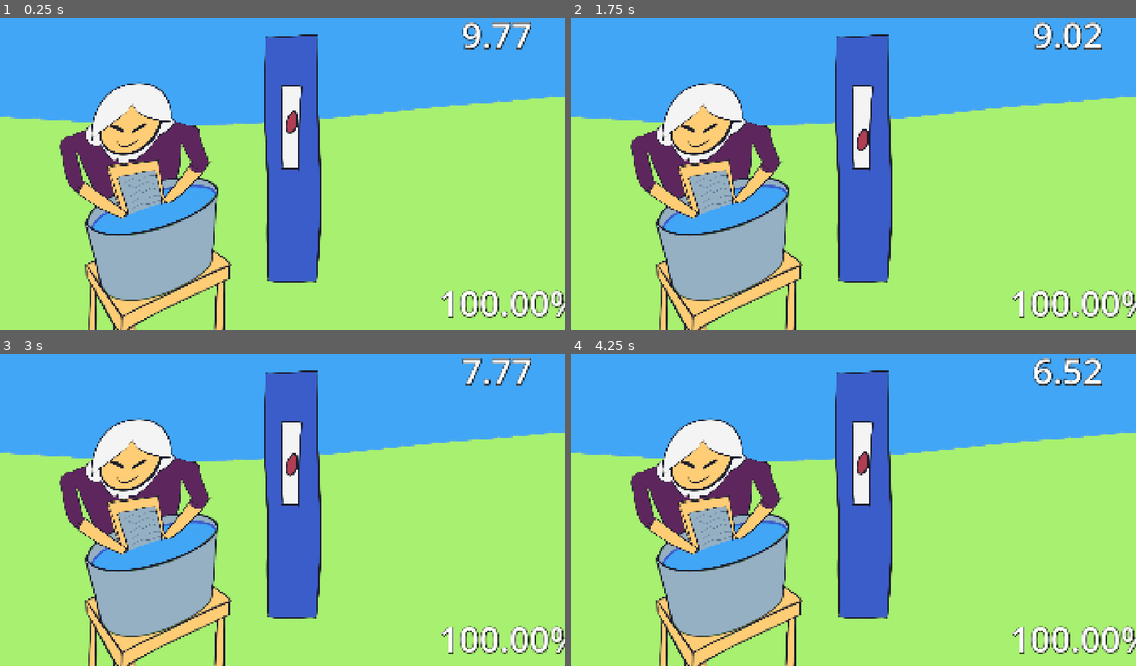
Above: before the commit, frames 1-4 (two rows, left to right).
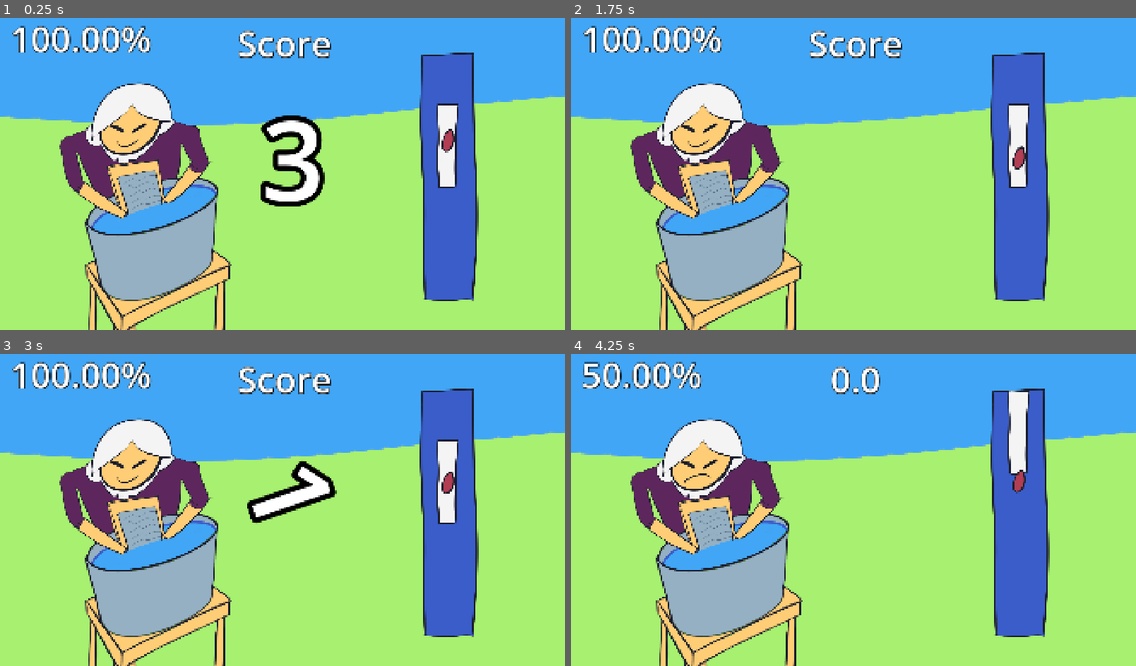
Above: after the commit, the same moments.

Repository: rafa-fiedo/ludum-dare-60-old-tech
Game: Godot game, scene res://scenes/main.tscn
The game is run twice, just before and just after one commit, with the same random seed, the same clock (stepped at 60 frames per second) and the same inputs.
Inputs (mouse positions are in pixels of both pictures, inside the frame that each line leads up to):
- Up to frame 1 (0.25 s): no input
- Up to frame 2 (1.75 s): tap Enter at 0.5 s; move the mouse to (881, 170) at 0.52 s; tap Space (pause) at 1.25 s; move the mouse to (740, 186) at 1.27 s
- Up to frame 3 (3 s): move the mouse to (293, 500) at 2.02 s; move the mouse to (276, 513) at 2.77 s
- Up to frame 4 (4.25 s): move the mouse to (893, 510) at 3.52 s

The runs differ from the first frame. In frame 1, 18% of the frame differs, in the area x 2-100%, y 1-97%; in frame 2, 18%; in frame 3, 19%; in frame 4, 18%.

Commit message:
add main menu and difficulty curve

Diff:
--- a/old-tech/autoloads/project_controls.gd
+++ b/old-tech/autoloads/project_controls.gd
@@ -30,6 +30,22 @@
 	var is_mute = AudioServer.is_bus_mute(bus_id)
 	AudioServer.set_bus_mute(bus_id, not is_mute)
 
+func setup_music(value):
+	var bus_id = 1
+	setup_volume_by_bus_id_and_value(bus_id, value)
+
+func setup_sounds(value):
+	var bus_id = 2
+	setup_volume_by_bus_id_and_value(bus_id, value)
+
+func setup_volume_by_bus_id_and_value(bus_id, value):
+	if value <= 5:
+		AudioServer.set_bus_mute(bus_id, true)
+	else:
+		AudioServer.set_bus_mute(bus_id, false)
+		var volume_db := linear_to_db(value / 100.0)
+		AudioServer.set_bus_volume_db(bus_id, volume_db)
+
 func set_audio_master(is_on):
 	AudioServer.set_bus_mute(0, not is_on)
 
--- a/old-tech/scenes/action_bar.gd
+++ b/old-tech/scenes/action_bar.gd
@@ -1,11 +1,18 @@
 extends Node2D
 
 var vec_mouse_y: float = 0.0
-var mouse_border_margin_px: int = 40
-var button_border_margin_px: int = 150
 
-var min_position_y: float = -9999
-var max_position_y: float = 9999
+var button_speed: float = 10.0
+var button_direction = 0 # 0 is init
+var min_button_scale = 0.2
+
+const START_TIMER = 20
+const UP_DIFF_TIMER = 5
+
+var min_mouse_position_y: float = -9999
+var max_mouse_position_y: float = 9999
+var min_button_position_y: float = -9999
+var max_button_position_y: float = 9999
 
 var is_mouse_inside = false
 
@@ -14,24 +21,44 @@
 	setup_positions()
 	setup_is_mouse_inside()
 
+func start_button():
+	setup_button_direction()
+	$AddDifficultyTimer.start(START_TIMER)
+
 func _input(event: InputEvent) -> void:
 	if event is InputEventMouseMotion:
 		vec_mouse_y = event.relative.y
 
 func _process(_delta: float) -> void:
 	move_mouse()
+
+func _physics_process(_delta: float) -> void:
+	move_button()
 	setup_is_mouse_inside()
 
 func setup_positions() -> void:
-	min_position_y = $Top.global_position.y + mouse_border_margin_px
-	max_position_y = $Bottom.global_position.y - mouse_border_margin_px
+	var mouse_border_margin_px = ($Mouse/BottomMouse.global_position.y - $Mouse/TopMouse.global_position.y) / 2.0
+	var button_border_margin_px = ($Button/BottomButton.global_position.y - $Button/TopButton.global_position.y) / 2.0
+
+	min_mouse_position_y = $Top.global_position.y + mouse_border_margin_px
+	max_mouse_position_y = $Bottom.global_position.y - mouse_border_margin_px
+
+	min_button_position_y = $Top.global_position.y + button_border_margin_px
+	max_button_position_y = $Bottom.global_position.y - button_border_margin_px
 
 func move_mouse() -> void:
 	var new_position = $Mouse.global_position.y + vec_mouse_y
 	$Mouse.global_position.y = new_position
-	$Mouse.global_position.y = clamp(new_position, min_position_y, max_position_y)
+	$Mouse.global_position.y = clamp(new_position, min_mouse_position_y, max_mouse_position_y)
 
 	vec_mouse_y = 0
+
+func move_button() -> void:
+	var move_y = button_speed * button_direction
+
+	var new_position = $Button.global_position.y + move_y
+	$Button.global_position.y = new_position
+	$Button.global_position.y = clamp(new_position, min_button_position_y, max_button_position_y)
 
 func setup_is_mouse_inside() -> void:
 	is_mouse_inside = calculate_is_mouse_inside()
@@ -40,13 +67,37 @@
 	var button_top = $Button/BottomButton.global_position.y
 	var button_bottom = $Button/TopButton.global_position.y
 
-	var is_top_inside = is_between($Mouse/TopMouse.global_position.y, button_bottom ,button_top)
-	var is_bottom_inside = is_between($Mouse/BottomMouse.global_position.y, button_bottom ,button_top)
-
-	return is_top_inside && is_bottom_inside
+	return is_between($Mouse.global_position.y, button_bottom ,button_top)
 
 func is_between(value: float, x: float, y: float) -> bool:
 	return value >= x and value <= y
 
 func get_is_mouse_inside():
 	return is_mouse_inside
+
+func setup_button_direction():
+	if get_random_bool():
+		button_direction = 1
+	else:
+		button_direction = -1
+
+	$ButtonTimer.start(randf_range(0.2, 1.0))
+
+func _on_button_timer_timeout() -> void:
+	setup_button_direction()
+
+func get_random_bool() -> bool:
+	return randi() % 2
+
+func stop_game():
+	$ButtonTimer.stop()
+
+
+func _on_add_difficulty_timer_timeout() -> void:
+	raise_difficulty()
+	$AddDifficultyTimer.start(UP_DIFF_TIMER)
+
+func raise_difficulty():
+	button_speed *= 1.1
+	$Button.scale.y = max(min_button_scale, $Button.scale.y * 0.90)
+	setup_positions()
--- a/old-tech/scenes/action_bar.tscn
+++ b/old-tech/scenes/action_bar.tscn
@@ -38,3 +38,11 @@
 
 [node name="Bottom" type="Marker2D" parent="." unique_id=1525760548]
 position = Vector2(-1, 408)
+
+[node name="ButtonTimer" type="Timer" parent="." unique_id=1432300904]
+one_shot = true
+
+[node name="AddDifficultyTimer" type="Timer" parent="." unique_id=1940644293]
+
+[connection signal="timeout" from="ButtonTimer" to="." method="_on_button_timer_timeout"]
+[connection signal="timeout" from="AddDifficultyTimer" to="." method="_on_add_difficulty_timer_timeout"]
--- a/old-tech/scenes/main.gd
+++ b/old-tech/scenes/main.gd
@@ -1,24 +1,36 @@
 extends Node2D
 
-var check_count: float = 0
-var in_checks_count: float = 0
+var checks: Array = []
 var percent_store = 1
+
+var game_timer = 0
+var time_update = 0.5
+
+# 100 check and 0.1 check time -> 10sec
+var max_checks = 50
+var check_time = 0.1
 
 var score_happy: float = 0.8
 var score_normal: float = 0.6
+var score_lose: float = 0.4
+
+var is_working = true
 
 func _ready() -> void:
-	start_timer()
-	$Time.text = ""
-	$Percent.text = ""
+	randomize()
+	$StartTimer.play("PrepareStart")
+	$StartTimer/StartTimer.start(3)
 
 func _physics_process(_delta: float) -> void:
+	if not is_working:
+		return
 	update_lady_face()
 	update_debug_texts()
 
-func start_timer() -> void:
-	$GameTime.start(10)
-	$CheckTimer.start(0.2)
+func start_main_timer() -> void:
+	$GameTime.start(time_update)
+	$CheckTimer.start(check_time)
+	$ActionBar.start_button()
 
 func update_lady_face() -> void:
 	if percent_store > score_happy:
@@ -30,19 +42,42 @@
 
 	$Lady.use_face_sad()
 
+	if percent_store < score_lose and checks.size() > max_checks - 10:
+		print('you lose')
 
 func _on_game_time_timeout() -> void:
-	$CheckTimer.stop()
+	game_timer += $GameTime.wait_time
+	$Time.text = "%.1f" % game_timer
+
+func stop_game():
+	is_working = false
+	$ActionBar.stop_game()
 
 func _on_check_timer_timeout() -> void:
-	check_count += 1
-	if $ActionBar.get_is_mouse_inside():
-		in_checks_count += 1
-	percent_store = in_checks_count / check_count
+	var is_inside = $ActionBar.get_is_mouse_inside()
+	checks.append(is_inside)
+
+	if checks.size() > max_checks:
+		checks.pop_front()
+
+	update_percents()
+
+func update_percents():
+	var true_count = 0
+
+	for is_true in checks:
+		if is_true:
+			true_count += 1
+
+	percent_store = float(true_count) / checks.size()
 
 func update_debug_texts() -> void:
-	$Time.text = "%.2f" % $GameTime.time_left
 	$Percent.text = "%.2f" % (percent_store * 100) + "%"
+
+func _on_start_timer_timeout() -> void:
+	start_main_timer()
+	$Time.text = "0.0"
+	$Percent.text = ""
 
 func round_to_2(value: float) -> float:
 	return round(value * 100.0) / 100.0
--- a/old-tech/scenes/main.tscn
+++ b/old-tech/scenes/main.tscn
@@ -5,6 +5,135 @@
 [ext_resource type="PackedScene" uid="uid://dd5i5aj81y26n" path="res://scenes/characters/lady.tscn" id="2_0wfyh"]
 [ext_resource type="PackedScene" uid="uid://b5u43vc5imnf6" path="res://scenes/action_bar.tscn" id="3_sugp2"]
 [ext_resource type="Script" uid="uid://tjh1ok02dp6u" path="res://scenes/pause.gd" id="5_tbgi4"]
+
+[sub_resource type="Animation" id="Animation_tbgi4"]
+resource_name = "PrepareStart"
+length = 3.0000000000000004
+tracks/0/type = "value"
+tracks/0/imported = false
+tracks/0/enabled = true
+tracks/0/path = NodePath("StartTimer/Label:text")
+tracks/0/interp = 1
+tracks/0/loop_wrap = true
+tracks/0/keys = {
+"times": PackedFloat32Array(0, 0.96666664, 1.9333333, 2.9666667),
+"transitions": PackedFloat32Array(1, 1, 1, 1),
+"update": 1,
+"values": ["3", "2", "1", "1
+"]
+}
+tracks/1/type = "value"
+tracks/1/imported = false
+tracks/1/enabled = true
+tracks/1/path = NodePath("StartTimer/Label:scale")
+tracks/1/interp = 1
+tracks/1/loop_wrap = true
+tracks/1/keys = {
+"times": PackedFloat32Array(0, 0.8666667, 0.9979871, 1.8543041, 2, 2.8582602, 2.9656274),
+"transitions": PackedFloat32Array(1, 1, 1, 1, 1, 1, 1),
+"update": 0,
+"values": [Vector2(1, 1), Vector2(0, 0), Vector2(1, 1), Vector2(0, 0), Vector2(1, 1), Vector2(0, 0), Vector2(1, 1)]
+}
+tracks/2/type = "value"
+tracks/2/imported = false
+tracks/2/enabled = true
+tracks/2/path = NodePath("StartTimer/Label:visible")
+tracks/2/interp = 1
+tracks/2/loop_wrap = true
+tracks/2/keys = {
+"times": PackedFloat32Array(0, 0.8673358, 0.9995612, 1.8574523, 1.9991224, 2.8536088),
+"transitions": PackedFloat32Array(1, 1, 1, 1, 1, 1),
+"update": 1,
+"values": [true, false, true, false, true, false]
+}
+tracks/3/type = "value"
+tracks/3/imported = false
+tracks/3/enabled = true
+tracks/3/path = NodePath("StartTimer/Label:rotation")
+tracks/3/interp = 1
+tracks/3/loop_wrap = true
+tracks/3/keys = {
+"times": PackedFloat32Array(0, 0.23333333, 0.86050147, 0.9930652, 1.2666667, 1.8489153, 1.9838047, 2.1666667, 2.8419805),
+"transitions": PackedFloat32Array(1, 1, 1, 1, 1, 1, 1, 1, 1),
+"update": 0,
+"values": [0.0, 0.0, 12.566370614359172, 0.0, 0.0, 12.566370614359172, 0.0, 0.0, 12.566370614359172]
+}
+tracks/4/type = "method"
+tracks/4/imported = false
+tracks/4/enabled = true
+tracks/4/path = NodePath(".")
+tracks/4/interp = 1
+tracks/4/loop_wrap = true
+tracks/4/keys = {
+"times": PackedFloat32Array(2.9666667),
+"transitions": PackedFloat32Array(1),
+"values": [{
+"args": [],
+"method": &"start_main_timer"
+}]
+}
+
+[sub_resource type="Animation" id="Animation_tefeu"]
+length = 0.001
+tracks/0/type = "value"
+tracks/0/imported = false
+tracks/0/enabled = true
+tracks/0/path = NodePath("StartTimer/Label:text")
+tracks/0/interp = 1
+tracks/0/loop_wrap = true
+tracks/0/keys = {
+"times": PackedFloat32Array(0),
+"transitions": PackedFloat32Array(1),
+"update": 1,
+"values": ["3"]
+}
+tracks/1/type = "value"
+tracks/1/imported = false
+tracks/1/enabled = true
+tracks/1/path = NodePath("StartTimer/Label:scale")
+tracks/1/interp = 1
+tracks/1/loop_wrap = true
+tracks/1/keys = {
+"times": PackedFloat32Array(0),
+"transitions": PackedFloat32Array(1),
+"update": 0,
+"values": [Vector2(1, 1)]
+}
+tracks/2/type = "value"
+tracks/2/imported = false
+tracks/2/enabled = true
+tracks/2/path = NodePath("StartTimer/Label:visible")
+tracks/2/interp = 1
+tracks/2/loop_wrap = true
+tracks/2/keys = {
+"times": PackedFloat32Array(0),
+"transitions": PackedFloat32Array(1),
+"update": 1,
+"values": [true]
+}
+tracks/3/type = "value"
+tracks/3/imported = false
+tracks/3/enabled = true
+tracks/3/path = NodePath("StartTimer/Label:rotation")
+tracks/3/interp = 1
+tracks/3/loop_wrap = true
+tracks/3/keys = {
+"times": PackedFloat32Array(0),
+"transitions": PackedFloat32Array(1),
+"update": 0,
+"values": [0.0]
+}
+
+[sub_resource type="AnimationLibrary" id="AnimationLibrary_tefeu"]
+_data = {
+&"PrepareStart": SubResource("Animation_tbgi4"),
+&"RESET": SubResource("Animation_tefeu")
+}
+
+[sub_resource type="LabelSettings" id="LabelSettings_oq14g"]
+font_size = 512
+outline_size = 100
+outline_color = Color(0, 0, 0, 1)
 
 [node name="main" type="Node2D" unique_id=839560685]
 script = ExtResource("1_jyhfs")
@@ -17,36 +146,54 @@
 position = Vector2(514, 610)
 
 [node name="ActionBar" parent="." unique_id=200632763 instance=ExtResource("3_sugp2")]
-position = Vector2(996, 507)
+position = Vector2(1527, 569)
 
 [node name="Pause" type="Node2D" parent="." unique_id=1703175321]
 process_mode = 3
 script = ExtResource("5_tbgi4")
 
 [node name="GameTime" type="Timer" parent="." unique_id=1916303493]
-one_shot = true
 
 [node name="CheckTimer" type="Timer" parent="." unique_id=632201701]
 
 [node name="Time" type="Label" parent="." unique_id=1240357210]
-offset_left = 1569.0
-offset_top = -6.0
-offset_right = 1979.0
-offset_bottom = 159.0
+offset_left = 762.0
+offset_top = 23.0
+offset_right = 1172.0
+offset_bottom = 188.0
 theme_override_colors/font_shadow_color = Color(0, 0, 0, 1)
 theme_override_constants/shadow_outline_size = 10
 theme_override_font_sizes/font_size = 120
-text = "Time"
+text = "Score"
+horizontal_alignment = 1
 
 [node name="Percent" type="Label" parent="." unique_id=617186032]
-offset_left = 1492.0
-offset_top = 905.0
-offset_right = 1902.0
-offset_bottom = 1070.0
+offset_left = 35.0
+offset_top = 7.0
+offset_right = 596.0
+offset_bottom = 172.0
 theme_override_colors/font_shadow_color = Color(0, 0, 0, 1)
 theme_override_constants/shadow_outline_size = 10
 theme_override_font_sizes/font_size = 120
 text = "%%"
 
+[node name="StartTimer" type="AnimationPlayer" parent="." unique_id=159834183]
+libraries/ = SubResource("AnimationLibrary_tefeu")
+
+[node name="StartTimer" type="Timer" parent="StartTimer" unique_id=443356180]
+one_shot = true
+
+[node name="Label" type="Label" parent="StartTimer" unique_id=929566761]
+offset_left = 850.0
+offset_top = 146.0
+offset_right = 1143.0
+offset_bottom = 844.0
+pivot_offset_ratio = Vector2(0.5, 0.5)
+text = "3"
+label_settings = SubResource("LabelSettings_oq14g")
+horizontal_alignment = 1
+vertical_alignment = 1
+
 [connection signal="timeout" from="GameTime" to="." method="_on_game_time_timeout"]
 [connection signal="timeout" from="CheckTimer" to="." method="_on_check_timer_timeout"]
+[connection signal="timeout" from="StartTimer/StartTimer" to="." method="_on_start_timer_timeout"]
--- /dev/null
+++ b/old-tech/scenes/main_menu.gd
@@ -0,0 +1,15 @@
+extends Node2D
+
+var main_scene = "res://scenes/main.tscn"
+
+func _ready() -> void:
+	pass
+
+func _on_start_pressed() -> void:
+	get_tree().change_scene_to_file(main_scene)
+
+func _on_music_scroll_value_changed(value: float) -> void:
+	ProjectControls.setup_music(value)
+
+func _on_sound_scroll_value_changed(value: float) -> void:
+	ProjectControls.setup_sounds(value)
--- /dev/null
+++ b/old-tech/scenes/main_menu.tscn
@@ -0,0 +1,92 @@
+[gd_scene format=3 uid="uid://kjbpp1mjiwvq"]
+
+[ext_resource type="Script" uid="uid://m0tocr7n4rm3" path="res://scenes/main_menu.gd" id="1_ekxnf"]
+[ext_resource type="Texture2D" uid="uid://d2216vsfb0b32" path="res://assets/drawings/background.png" id="1_l6cm7"]
+
+[sub_resource type="LabelSettings" id="LabelSettings_oq14g"]
+font_size = 120
+outline_size = 30
+outline_color = Color(0, 0, 0, 1)
+
+[node name="MainMenu" type="Node2D" unique_id=2147450584]
+script = ExtResource("1_ekxnf")
+
+[node name="Background" type="Sprite2D" parent="." unique_id=1512095832]
+texture = ExtResource("1_l6cm7")
+centered = false
+
+[node name="Label" type="Label" parent="." unique_id=1247314985]
+offset_right = 1918.0
+offset_bottom = 474.0
+text = "OLD LAUNDRY TECH"
+label_settings = SubResource("LabelSettings_oq14g")
+horizontal_alignment = 1
+vertical_alignment = 1
+
+[node name="Buttons" type="VBoxContainer" parent="." unique_id=1331518523]
+offset_left = 769.0
+offset_top = 492.0
+offset_right = 1123.0
+offset_bottom = 811.0
+
+[node name="Start" type="Button" parent="Buttons" unique_id=986394436]
+layout_mode = 2
+theme_override_font_sizes/font_size = 100
+text = "START"
+
+[node name="HBoxContainer" type="HBoxContainer" parent="Buttons" unique_id=358716534]
+layout_mode = 2
+
+[node name="Label" type="Label" parent="Buttons/HBoxContainer" unique_id=1207264517]
+layout_mode = 2
+theme_override_constants/outline_size = 10
+theme_override_font_sizes/font_size = 60
+text = "Music  "
+
+[node name="BoxContainer" type="BoxContainer" parent="Buttons/HBoxContainer" unique_id=1546204598]
+custom_minimum_size = Vector2(0, 27.565)
+layout_mode = 2
+size_flags_horizontal = 3
+size_flags_vertical = 4
+offset_transform_enabled = true
+
+[node name="MusicScroll" type="HScrollBar" parent="Buttons/HBoxContainer/BoxContainer" unique_id=1729203581]
+layout_mode = 2
+size_flags_horizontal = 3
+size_flags_vertical = 1
+value = 50.0
+
+[node name="HBoxContainer2" type="HBoxContainer" parent="Buttons" unique_id=267240284]
+layout_mode = 2
+
+[node name="Sound" type="Label" parent="Buttons/HBoxContainer2" unique_id=1508668795]
+layout_mode = 2
+theme_override_constants/outline_size = 10
+theme_override_font_sizes/font_size = 60
+text = "Sound "
+
+[node name="BoxContainer" type="BoxContainer" parent="Buttons/HBoxContainer2" unique_id=1856447188]
+custom_minimum_size = Vector2(0, 27.565)
+layout_mode = 2
+size_flags_horizontal = 3
+size_flags_vertical = 4
+offset_transform_enabled = true
+
+[node name="SoundScroll" type="HScrollBar" parent="Buttons/HBoxContainer2/BoxContainer" unique_id=285602799]
+layout_mode = 2
+size_flags_horizontal = 3
+size_flags_vertical = 1
+value = 50.0
+
+[node name="Label2" type="Label" parent="." unique_id=1978946887]
+offset_left = 307.0
+offset_top = 868.0
+offset_right = 1609.0
+offset_bottom = 1145.0
+theme_override_font_sizes/font_size = 100
+text = "Add tutorial on left or right
+"
+
+[connection signal="pressed" from="Buttons/Start" to="." method="_on_start_pressed"]
+[connection signal="value_changed" from="Buttons/HBoxContainer/BoxContainer/MusicScroll" to="." method="_on_music_scroll_value_changed"]
+[connection signal="value_changed" from="Buttons/HBoxContainer2/BoxContainer/SoundScroll" to="." method="_on_sound_scroll_value_changed"]
Not shown, added: old-tech/scenes/main_menu.gd.uid
Not shown, changed: old-tech/assets/drawings/lady.kra
Not shown, changed: old-tech/assets/drawings/lady.kra~
